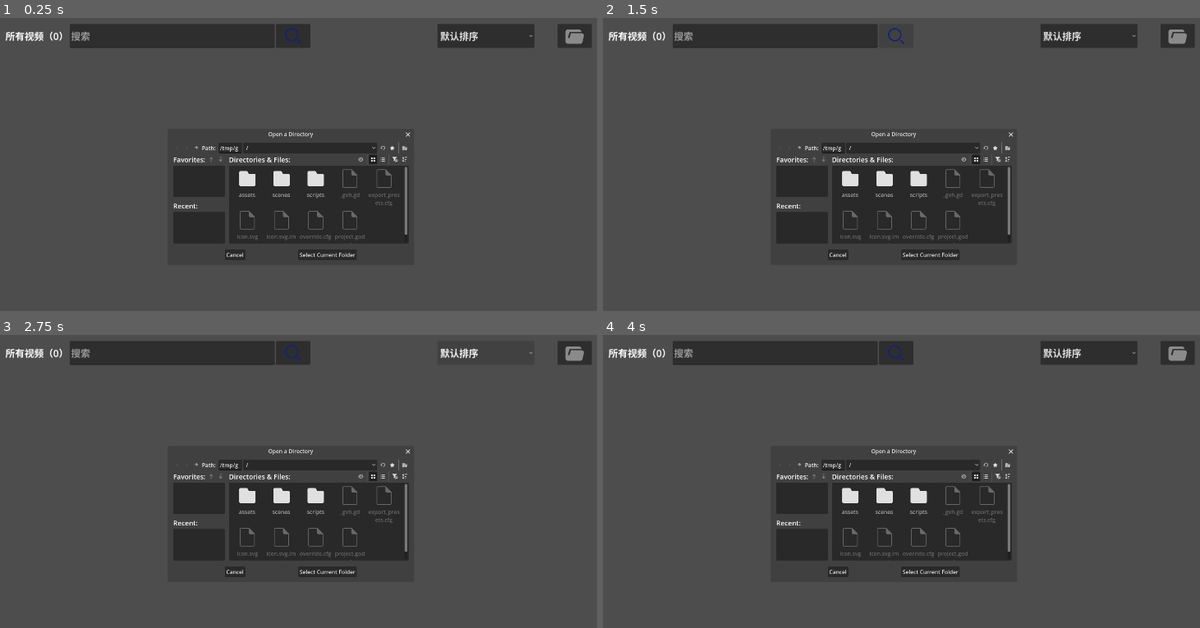
Above: before the commit, frames 1-4 (two rows, left to right).
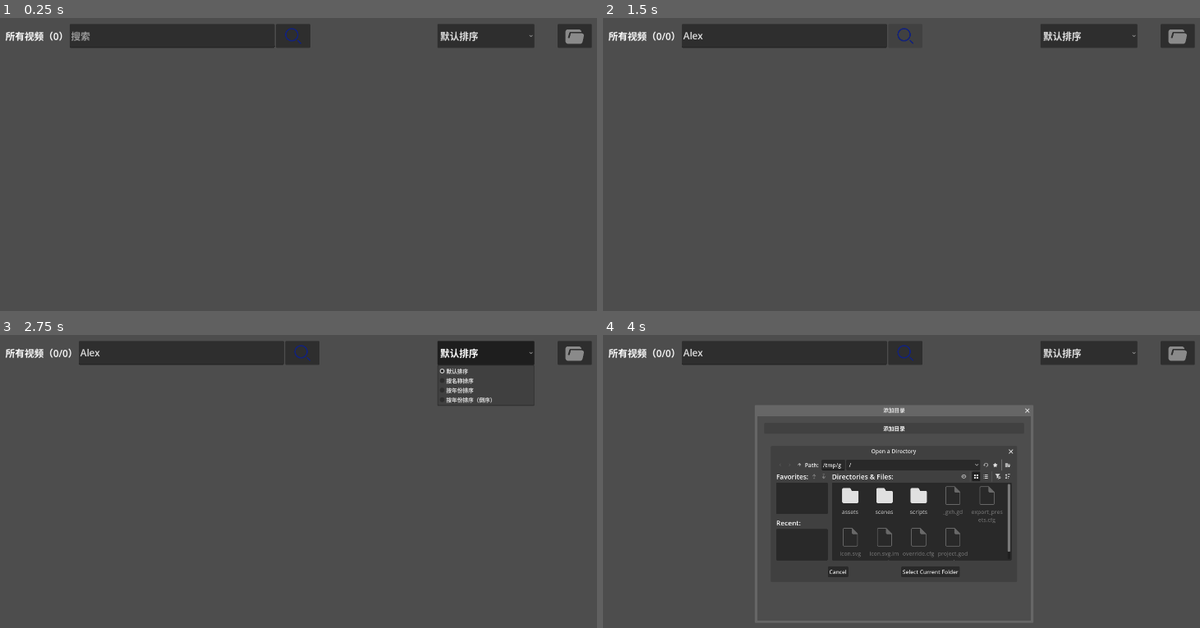
Above: after the commit, the same moments.

Repository: liphx/videos
Game: Godot game, scene res://scenes/main.tscn
The game is run twice, just before and just after one commit, with the same random seed, the same clock (stepped at 60 frames per second) and the same inputs.
Inputs (mouse positions are in pixels of both pictures, inside the frame that each line leads up to):
- Up to frame 1 (0.25 s): no input
- Up to frame 2 (1.5 s): click (776, 35) at 0.52 s; type "Alex" at 0.6 s; click (895, 35) at 1.25 s
- Up to frame 3 (2.75 s): click "默认排序" at 2 s
- Up to frame 4 (4 s): click (1176, 352) at 2.75 s; click (895, 428) at 3.5 s, where only the run after the commit has a clickable "添加目录"

The runs differ from the first frame. In frame 1, 11% of the frame differs, in the area x 29-69%, y 38-83%; in frame 2, 11%; in frame 3, 13%, in the area x 9-90%, y 2-83%; in frame 4, 3.0%.

Commit message:
支持多目录

Diff:
--- /dev/null
+++ b/assets/images/close.svg
@@ -0,0 +1 @@
+<?xml version="1.0" standalone="no"?><!DOCTYPE svg PUBLIC "-//W3C//DTD SVG 1.1//EN" "http://www.w3.org/Graphics/SVG/1.1/DTD/svg11.dtd"><svg t="1772112543689" class="icon" viewBox="0 0 1024 1024" version="1.1" xmlns="http://www.w3.org/2000/svg" p-id="5345" xmlns:xlink="http://www.w3.org/1999/xlink" width="200" height="200"><path d="M512 0a512 512 0 1 0 0 1024A512 512 0 0 0 512 0z m203.52 352.64L556.8 512l156.8 156.8a32 32 0 0 1 0 42.88 32 32 0 0 1-43.52 0L512 557.44l-158.08 157.44a31.68 31.68 0 0 1-44.8-44.8L465.92 512 308.48 354.56a32 32 0 0 1 0-45.44 30.72 30.72 0 0 1 44.8 0L512 466.56l158.72-158.08a32 32 0 0 1 45.44 0 32 32 0 0 1 0 44.8l-0.64-0.64z" fill="#ffffff" opacity=".5" p-id="5346"></path></svg>
--- /dev/null
+++ b/scenes/directory.gd
@@ -0,0 +1,55 @@
+extends Window
+
+@onready var container = $MarginContainer/VBoxContainer
+var paths = []
+
+func _ready() -> void:
+    refresh()
+
+
+func refresh():
+    for i in container.get_children():
+        i.queue_free()
+    paths = Config.get_value("VIDEOS_PATHS", [])
+    for path in paths:
+        var hbox = HBoxContainer.new()
+        container.add_child(hbox)
+
+        var label = Label.new()
+        label.text = path
+        label.vertical_alignment = VERTICAL_ALIGNMENT_CENTER
+        label.horizontal_alignment = HORIZONTAL_ALIGNMENT_LEFT
+        label.size_flags_horizontal = Control.SIZE_EXPAND_FILL
+        hbox.add_child(label)
+
+        var btn = Button.new()
+        btn.icon = load("res://assets/images/close.svg")
+        btn.expand_icon = true
+        btn.custom_minimum_size = Vector2(30, 30)
+        btn.pressed.connect(remove_path.bind(path))
+        hbox.add_child(btn)
+
+    var btn = Button.new()
+    btn.text = '添加目录'
+    btn.pressed.connect(open_file_dialog)
+    container.add_child(btn)
+
+
+func remove_path(path):
+    paths.erase(path)
+    Config.set_value('VIDEOS_PATHS', paths)
+    refresh()
+
+
+func open_file_dialog():
+    $FileDialog.popup_centered()
+
+
+func _on_file_dialog_dir_selected(dir: String) -> void:
+    paths.append(dir)
+    Config.set_value('VIDEOS_PATHS', paths)
+    refresh()
+
+
+func _on_close_requested() -> void:
+    queue_free()
--- /dev/null
+++ b/scenes/directory.tscn
@@ -0,0 +1,33 @@
+[gd_scene format=3 uid="uid://dus2fykrdei35"]
+
+[ext_resource type="Script" uid="uid://ms4cnuaferch" path="res://scenes/directory.gd" id="1_w8yty"]
+
+[node name="Directory" type="Window" unique_id=766781035]
+oversampling_override = 1.0
+title = "添加目录"
+initial_position = 1
+size = Vector2i(800, 600)
+script = ExtResource("1_w8yty")
+
+[node name="MarginContainer" type="MarginContainer" parent="." unique_id=1018295205]
+anchors_preset = 15
+anchor_right = 1.0
+anchor_bottom = 1.0
+grow_horizontal = 2
+grow_vertical = 2
+theme_override_constants/margin_left = 20
+theme_override_constants/margin_top = 20
+theme_override_constants/margin_right = 20
+theme_override_constants/margin_bottom = 20
+
+[node name="VBoxContainer" type="VBoxContainer" parent="MarginContainer" unique_id=129328963]
+layout_mode = 2
+
+[node name="FileDialog" type="FileDialog" parent="." unique_id=1053465603]
+title = "Open a Directory"
+file_mode = 2
+access = 2
+use_native_dialog = true
+
+[connection signal="close_requested" from="." to="." method="_on_close_requested"]
+[connection signal="dir_selected" from="FileDialog" to="." method="_on_file_dialog_dir_selected"]
--- a/scenes/main.gd
+++ b/scenes/main.gd
@@ -27,42 +27,36 @@
 
 func load_items() -> void:
     _items.clear()
-
-    var videos_path = Config.get_value('VIDEOS_PATH')
-    print('videos_path: ', videos_path)
-    if videos_path == null:
-        $FileDialog.popup_centered()
-        return
-
-    var idx_file = FileUtil.join(videos_path, '.videos')
-    if not FileAccess.file_exists(idx_file):
-        print(idx_file, ' not exist')
-        return
-
-    var dirs = FileUtil.list_dirs(videos_path)
-    for douban_id in dirs:
-        if not Douban.is_valid_douban_id(douban_id):
-            print('douban id: ', douban_id, ' not valid')
-            continue
-        var path = FileUtil.join(videos_path, douban_id)
-        var meta_path = FileUtil.join(path, 'meta.json')
-        var meta = {}
-        if not FileAccess.file_exists(meta_path):
-            print('meta file not exist: ', path)
-        else:
-            meta = FileUtil.load_json(meta_path)
-        var douban_update_at = meta.get('douban_update_at')
-        if douban_id and not douban_update_at:
-            var douban := Douban.new()
-            add_child(douban)
-            var info = await douban.fetch_movie_from_douban_id(douban_id)
-            meta.merge(info, true)
-            meta.douban_update_at = Datetime.timestamp_now()
-            FileUtil.save_json(meta_path, meta)
-        _items.append({
-            'path': path,
-            'meta': meta
-        })
+    var videos_paths = Config.get_value('VIDEOS_PATHS', [])
+    for videos_path in videos_paths:
+        var idx_file = FileUtil.join(videos_path, '.videos')
+        if not FileAccess.file_exists(idx_file):
+            print(idx_file, ' not exist')
+            return
+        var dirs = FileUtil.list_dirs(videos_path)
+        for douban_id in dirs:
+            if not Douban.is_valid_douban_id(douban_id):
+                print('douban id: ', douban_id, ' not valid')
+                continue
+            var path = FileUtil.join(videos_path, douban_id)
+            var meta_path = FileUtil.join(path, 'meta.json')
+            var meta = {}
+            if not FileAccess.file_exists(meta_path):
+                print('meta file not exist: ', path)
+            else:
+                meta = FileUtil.load_json(meta_path)
+            var douban_update_at = meta.get('douban_update_at')
+            if douban_id and not douban_update_at:
+                var douban := Douban.new()
+                add_child(douban)
+                var info = await douban.fetch_movie_from_douban_id(douban_id)
+                meta.merge(info, true)
+                meta.douban_update_at = Datetime.timestamp_now()
+                FileUtil.save_json(meta_path, meta)
+            _items.append({
+                'path': path,
+                'meta': meta
+            })
 
 
 func display_items() -> void:
@@ -103,13 +97,13 @@
 
 
 func _on_settings_pressed() -> void:
-    $FileDialog.popup_centered()
-
-
-func _on_file_dialog_dir_selected(dir: String) -> void:
-    Config.set_value('VIDEOS_PATH', dir)
-    load_items()
-    display_items()
+    var window_instance = preload('res://scenes/directory.tscn').instantiate()
+    add_child(window_instance)
+    window_instance.popup_centered()
+    window_instance.tree_exited.connect(func():
+        load_items()
+        display_items()
+    )
 
 
 func _on_search_pressed() -> void:
--- a/scenes/main.tscn
+++ b/scenes/main.tscn
@@ -1,10 +1,10 @@
-[gd_scene load_steps=4 format=3 uid="uid://cct5w8capl8yw"]
+[gd_scene format=3 uid="uid://cct5w8capl8yw"]
 
 [ext_resource type="Script" uid="uid://dwcyc2d56td7a" path="res://scenes/main.gd" id="1_ig7tw"]
 [ext_resource type="Texture2D" uid="uid://7jtifcg7ilws" path="res://assets/images/search.svg" id="2_0wfyh"]
 [ext_resource type="Texture2D" uid="uid://noimumrds3cb" path="res://assets/images/directory.svg" id="3_sugp2"]
 
-[node name="main" type="Control"]
+[node name="main" type="Control" unique_id=1718406208]
 layout_mode = 3
 anchors_preset = 15
 anchor_right = 1.0
@@ -15,7 +15,7 @@
 size_flags_vertical = 3
 script = ExtResource("1_ig7tw")
 
-[node name="MarginContainer" type="MarginContainer" parent="."]
+[node name="MarginContainer" type="MarginContainer" parent="." unique_id=1967926040]
 layout_mode = 1
 anchors_preset = 15
 anchor_right = 1.0
@@ -27,68 +27,68 @@
 theme_override_constants/margin_right = 80
 theme_override_constants/margin_bottom = 10
 
-[node name="VBoxContainer" type="VBoxContainer" parent="MarginContainer"]
+[node name="VBoxContainer" type="VBoxContainer" parent="MarginContainer" unique_id=2137048170]
 layout_mode = 2
 theme_override_constants/separation = 30
 
-[node name="HBoxContainer" type="HBoxContainer" parent="MarginContainer/VBoxContainer"]
+[node name="HBoxContainer" type="HBoxContainer" parent="MarginContainer/VBoxContainer" unique_id=1459323782]
 custom_minimum_size = Vector2(0, 70)
 layout_mode = 2
 
-[node name="HSplitContainer3" type="HSplitContainer" parent="MarginContainer/VBoxContainer/HBoxContainer"]
+[node name="HSplitContainer3" type="HSplitContainer" parent="MarginContainer/VBoxContainer/HBoxContainer" unique_id=889588065]
 custom_minimum_size = Vector2(40, 0)
 layout_mode = 2
 
-[node name="Label" type="Label" parent="MarginContainer/VBoxContainer/HBoxContainer"]
+[node name="Label" type="Label" parent="MarginContainer/VBoxContainer/HBoxContainer" unique_id=264305665]
 layout_mode = 2
 size_flags_vertical = 1
 theme_override_font_sizes/font_size = 28
 horizontal_alignment = 1
 vertical_alignment = 1
 
-[node name="search_text" type="LineEdit" parent="MarginContainer/VBoxContainer/HBoxContainer"]
+[node name="search_text" type="LineEdit" parent="MarginContainer/VBoxContainer/HBoxContainer" unique_id=1165082225]
 custom_minimum_size = Vector2(600, 0)
 layout_mode = 2
 theme_override_font_sizes/font_size = 28
 placeholder_text = "搜索"
 
-[node name="search" type="Button" parent="MarginContainer/VBoxContainer/HBoxContainer"]
+[node name="search" type="Button" parent="MarginContainer/VBoxContainer/HBoxContainer" unique_id=1305675248]
 custom_minimum_size = Vector2(100, 0)
 layout_mode = 2
 icon = ExtResource("2_0wfyh")
 icon_alignment = 1
 expand_icon = true
 
-[node name="HSplitContainer2" type="HSplitContainer" parent="MarginContainer/VBoxContainer/HBoxContainer"]
+[node name="HSplitContainer2" type="HSplitContainer" parent="MarginContainer/VBoxContainer/HBoxContainer" unique_id=92950345]
 layout_mode = 2
 size_flags_horizontal = 3
 
-[node name="sort" type="OptionButton" parent="MarginContainer/VBoxContainer/HBoxContainer"]
+[node name="sort" type="OptionButton" parent="MarginContainer/VBoxContainer/HBoxContainer" unique_id=1694883355]
 custom_minimum_size = Vector2(200, 0)
 layout_mode = 2
 theme_override_font_sizes/font_size = 28
 
-[node name="HSplitContainer4" type="HSplitContainer" parent="MarginContainer/VBoxContainer/HBoxContainer"]
+[node name="HSplitContainer4" type="HSplitContainer" parent="MarginContainer/VBoxContainer/HBoxContainer" unique_id=680397172]
 custom_minimum_size = Vector2(60, 0)
 layout_mode = 2
 
-[node name="settings" type="Button" parent="MarginContainer/VBoxContainer/HBoxContainer"]
+[node name="settings" type="Button" parent="MarginContainer/VBoxContainer/HBoxContainer" unique_id=1806310649]
 custom_minimum_size = Vector2(100, 0)
 layout_mode = 2
 icon = ExtResource("3_sugp2")
 icon_alignment = 1
 expand_icon = true
 
-[node name="ScrollContainer" type="ScrollContainer" parent="MarginContainer/VBoxContainer"]
+[node name="ScrollContainer" type="ScrollContainer" parent="MarginContainer/VBoxContainer" unique_id=454138872]
 layout_mode = 2
 size_flags_vertical = 3
 
-[node name="CenterContainer" type="CenterContainer" parent="MarginContainer/VBoxContainer/ScrollContainer"]
+[node name="CenterContainer" type="CenterContainer" parent="MarginContainer/VBoxContainer/ScrollContainer" unique_id=232119757]
 layout_mode = 2
 size_flags_horizontal = 3
 size_flags_vertical = 3
 
-[node name="GridContainer" type="GridContainer" parent="MarginContainer/VBoxContainer/ScrollContainer/CenterContainer"]
+[node name="GridContainer" type="GridContainer" parent="MarginContainer/VBoxContainer/ScrollContainer/CenterContainer" unique_id=960457077]
 layout_mode = 2
 size_flags_horizontal = 3
 size_flags_vertical = 3
@@ -96,13 +96,6 @@
 theme_override_constants/v_separation = 50
 columns = 6
 
-[node name="FileDialog" type="FileDialog" parent="."]
-title = "Open a Directory"
-file_mode = 2
-access = 2
-use_native_dialog = true
-
 [connection signal="pressed" from="MarginContainer/VBoxContainer/HBoxContainer/search" to="." method="_on_search_pressed"]
 [connection signal="item_selected" from="MarginContainer/VBoxContainer/HBoxContainer/sort" to="." method="_on_sort_item_selected"]
 [connection signal="pressed" from="MarginContainer/VBoxContainer/HBoxContainer/settings" to="." method="_on_settings_pressed"]
-[connection signal="dir_selected" from="FileDialog" to="." method="_on_file_dialog_dir_selected"]
--- a/scripts/douban.gd
+++ b/scripts/douban.gd
@@ -29,85 +29,6 @@
     return data
 
 
-func fetch_movie_from_douban_id2(item: String) -> Dictionary:
-    var url = "https://movie.douban.com/subject/%s/" % item
-    var headers = ["User-Agent: Mozilla/5.0 (Windows NT 10.0; Win64; x64)"]
-
-    var err = http.request(url, headers)
-    if err != OK:
-        return {}
-
-    var result = await http.request_completed
-    var status = result[1]
-    var body = result[3].get_string_from_utf8()
-
-    if status != 200:
-        return {}
-
-    # -----------------------
-    # HTML 解析
-    # -----------------------
-    var title = extract_title(body)
-    title = Common.html_unescape(title)
-    var year = extract_year(body)
-    var cover = extract_cover(body)
-    var imdb = extract_imdb(body)
-
-    return {
-        "douban": item,
-        "imdb": imdb,
-        "title": title,
-        "year": year,
-        "cover": cover
-    }
-
-
-func extract_title(html: String) -> String:
-    var regex := RegEx.new()
-    regex.compile('<span.*?property="v:itemreviewed".*?>(.*?)</span>')
-    var m := regex.search(html)
-    if m:
-        return m.get_string(1).strip_edges()
-    return ""
-
-func extract_year(html: String) -> int:
-    var regex := RegEx.new()
-    regex.compile('<span class="year">\\((\\d{4})\\)</span>')
-    var m := regex.search(html)
-    if m:
-        return int(m.get_string(1))
-    return 0
-
-
-
-func extract_cover(html: String) -> String:
-    var regex := RegEx.new()
-    regex.compile('<img src="(https://img[0-9]+\\.doubanio\\.com/.*?)"')
-    var m := regex.search(html)
-    if m:
-        return m.get_string(1)
-    return ""
-
-
-func extract_imdb(html: String) -> String:
-    var regex := RegEx.new()
-    var patterns := [
-        # 精确匹配 <span class="pl">IMDb:</span> 后面的 tt 编号
-        '<span[^>]*class=["\\\']pl["\\\'][^>]*>\\s*IMDb:\\s*</span>\\s*(tt\\d+)',
-        # 任意位置出现 "IMDb: tt..." 的情况
-        'IMDb:\\s*(tt\\d+)',
-        # 最后回退：在页面中搜任何 tt 开头的编号（谨慎使用）
-        '(tt\\d{5,})'
-    ]
-    for p in patterns:
-        var err = regex.compile(p)
-        if err != OK:
-            continue
-        var m := regex.search(html)
-        if m:
-            return m.get_string(1)
-    return ""
-
 static func is_valid_douban_id(id_value: String) -> bool:
     var s := id_value.strip_edges()
     var regex := RegEx.new()
Not shown, added: assets/images/close.svg.import
Not shown, added: scenes/directory.gd.uid
